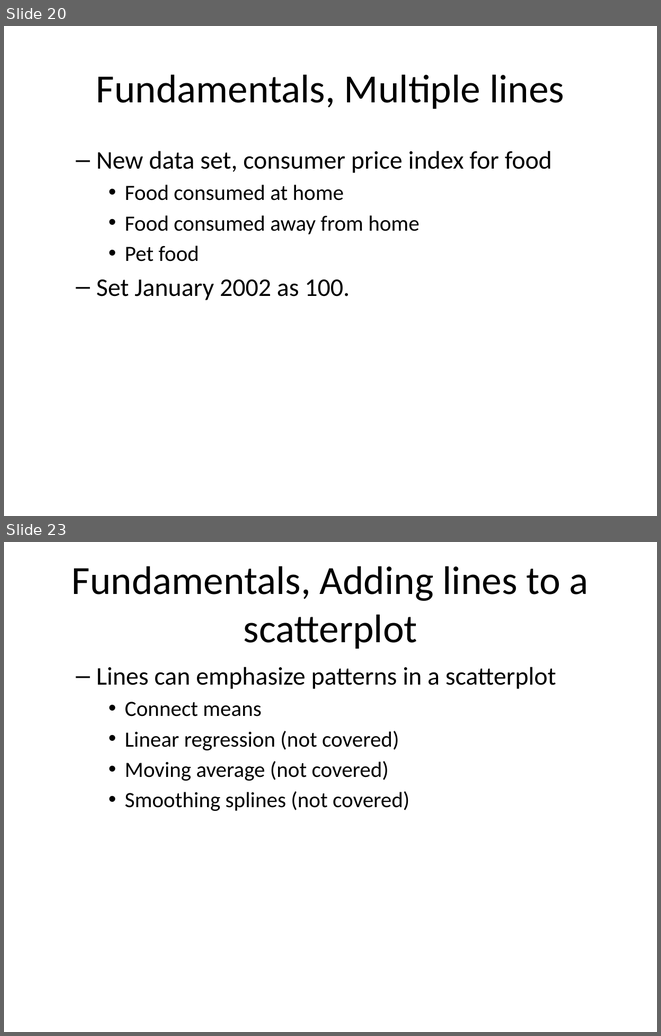
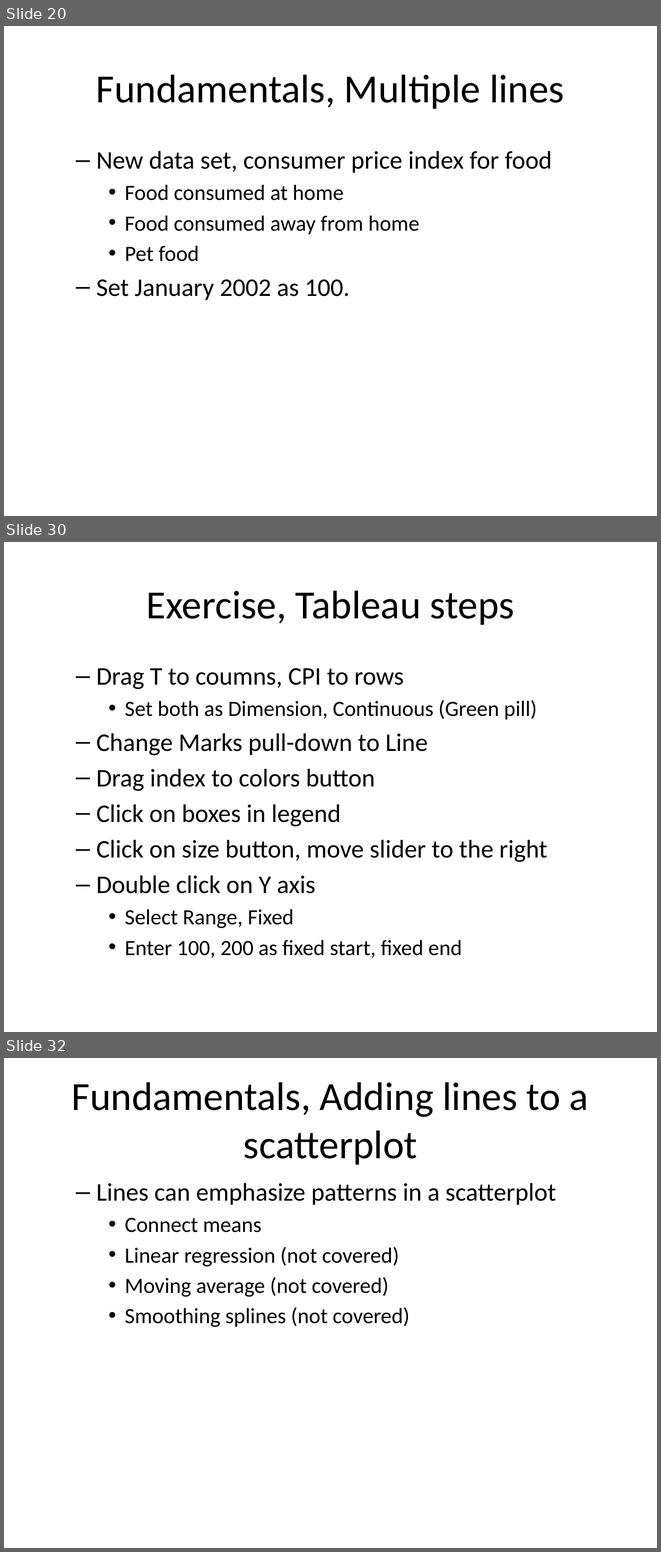
Before and after one commit to pmean/data-visualization, a slide deck: data-viz-03/component/fundamentals.pptx. Shown one above the other, each under a label of ours: slides 20 and 23 before the commit, slides 20, 30 and 32 after it; the slides between them are not shown. The pictures are 661x1036 and 661x1552 pixels, drawn with LibreOffice and Linux fonts; fonts in the diff are those of the drawing. Boxes give left, top, right and bottom in pixels: in the first picture for what was removed or moved away, otherwise in the second. Text is boxed around its words. In the diff, an @@ line names an element or a change of style, - is before the commit and + after.

```diff
--- a/data-viz-03/component/fundamentals.pptx
+++ b/data-viz-03/component/fundamentals.pptx
@@ slide 30 added at [4,542,657,1032], background #FFFFFF @@
@@ title added at [146,590,514,625], 44 pt, text #000000 @@
+Exercise, Tableau steps
@@ text added at [96,668,547,958], 28 pt, text #000000 @@
+  – Drag T to coumns, CPI to rows
+    • Set both as Dimension, Continuous (Green pill)
+  – Change Marks pull-down to Line
+  – Drag index to colors button
+  – Click on boxes in legend
+  – Click on size button, move slider to the right
+  – Double click on Y axis
+    • Select Range, Fixed
+    • Enter 100, 200 as fixed start, fixed end
@@ what was slide 23 is now slide 32 @@
```
Also in this commit, not shown: 3 slides changed, 9 other slides added, 1 slide removed, 11 other files.
